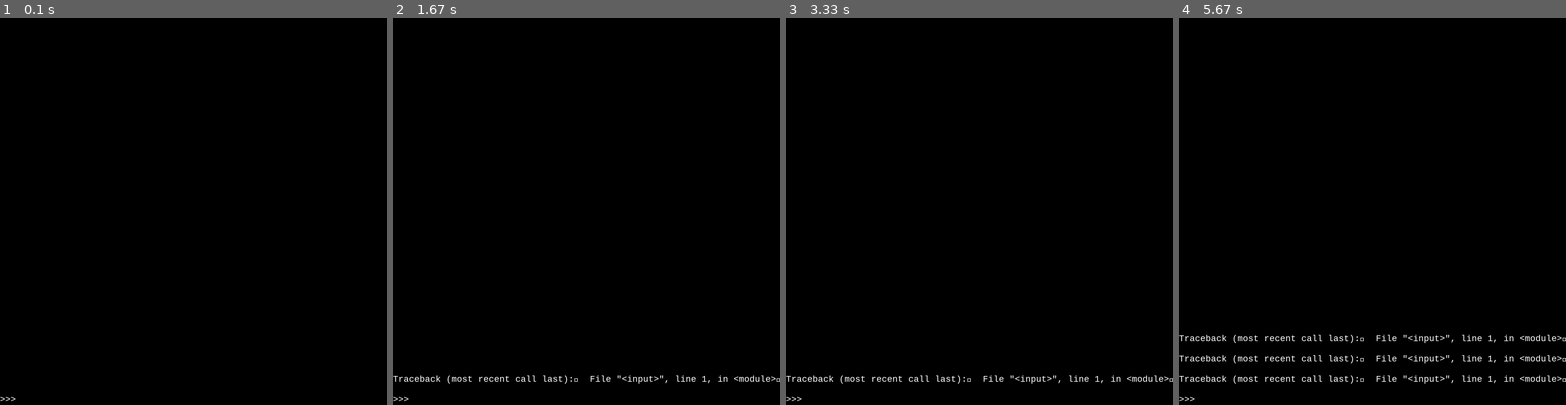
Above: before the commit, frames 1-4 (left to right).
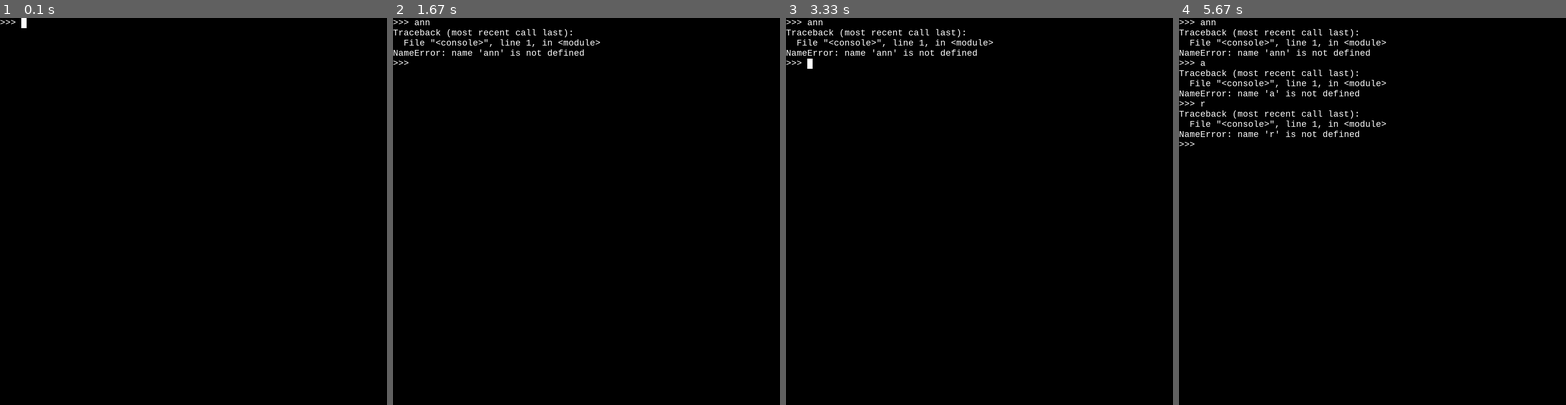
Above: after the commit, the same moments.

Repository: hitbox/scratch
Game: pygame game, started from pygame/draweditor.py
Same seed, same stepped clock (60 frames per second), same inputs: the game is played once before the commit and once after it.
Inputs:
- Up to frame 1 (0.1 s): no input
- Up to frame 2 (1.67 s): type "ann" at 0.33 s; tap Enter at 0.67 s; hold Backspace 0.88-1.35 s; hold Right 0.88-1.35 s
- Up to frame 3 (3.33 s): hold Backspace from 3.08 s (still down); hold Left from 3.08 s (still down)
- Up to frame 4 (5.67 s): release Backspace at 3.62 s; release Left at 3.62 s; hold Down 4.22-4.68 s; type "a" at 4.77 s; tap Enter at 4.9, 5.45 s; type "r" at 5.32 s

The runs differ from the first frame. In frame 1, less than 0.1% of the frame differs, in the area x 0-7%, y 0-99%; in frame 2, 1.3%; in frame 3, 1.4%; in frame 4, 3.8%, in the area x 0-100%, y 0-99%.

Commit message:
draweditor.py
- working on text entry with pygame
- TODO move this to pygame dir

Diff:
--- a/pygame/draweditor.py
+++ b/pygame/draweditor.py
@@ -4,6 +4,7 @@
 import io
 import itertools as it
 import sys
+import unittest
 
 import pygamelib
 
@@ -19,7 +20,41 @@
 except AttributeError:
     sys.ps2 = '... '
 
-class InteractiveInterpreter(code.InteractiveInterpreter):
+class TestInputLine(unittest.TestCase):
+
+    def setUp(self):
+        self.input_line = InputLine()
+
+    def test_addchar(self):
+        self.input_line.addchar('a')
+        self.assertEqual(self.input_line.line, 'a')
+
+    def test_insert_after_left(self):
+        self.input_line.addchar('b')
+        self.input_line.caretleft()
+        self.input_line.addchar('a')
+        self.assertEqual(self.input_line.line, 'ab')
+
+    def test_insert_after_right(self):
+        self.input_line.addchar('a')
+        self.input_line.addchar('c')
+        self.input_line.caretleft()
+        self.input_line.caretleft()
+        self.input_line.caretright()
+        self.input_line.addchar('b')
+        self.assertEqual(self.input_line.line, 'abc')
+
+    def test_backspace(self):
+        self.input_line.addchar('a')
+        self.input_line.addchar('b')
+        self.input_line.backspace()
+        self.assertEqual(self.input_line.line, 'a')
+
+
+class InteractiveConsole(code.InteractiveConsole):
+    """
+    InteractiveConsole that saves output into a list.
+    """
 
     def __init__(self, locals=None):
         super().__init__(locals=locals)
@@ -28,64 +63,143 @@
     def runcode(self, code):
         with contextlib.redirect_stdout(io.StringIO()) as stdout:
             super().runcode(code)
-            self.stdout.append(stdout.getvalue())
+            self._stdout(stdout.getvalue())
 
     def write(self, data):
-        self.stdout.append(data)
+        self._stdout(data)
+
+    def _stdout(self, text):
+        self.stdout.extend(text.splitlines())
+
+
+class InputLine:
+
+    def __init__(self, mode='insert'):
+        self.line = ''
+        self.caret = None
+        self.mode = mode
+
+    def split(self):
+        if self.caret is None:
+            return (self.line, '')
+        else:
+            return (self.line[:self.caret], self.line[self.caret:])
+
+    def addchar(self, char):
+        before, after = self.split()
+        if self.mode == 'overwrite':
+            self.line = before + char + after[1:]
+        else:
+            self.line = before + char + after
+
+    def backspace(self):
+        self.line = self.line[:-1]
+
+    def caretleft(self):
+        if self.caret is None:
+            self.caret = len(self.line) - 1
+        if self.caret > 0:
+            self.caret -= 1
+
+    def caretright(self):
+        if self.caret is None:
+            return
+        self.caret += 1
+
+
+class Ticker:
+
+    def __init__(self, length, start=0):
+        self.length = length
+        self.index = start
+
+    def update(self, advance=1):
+        self.index = (self.index + advance) % self.length
 
 
 class Editor(pygamelib.DemoBase):
 
     def __init__(self):
         self.font = pygame.font.SysFont('monospace', 18)
-        self.chars = ''
         self.more = False
         self.shapes = list()
-        self.interactive = InteractiveInterpreter(locals=dict(shapes=self.shapes))
+        self.interactive = InteractiveConsole(locals=dict(shapes=self.shapes))
+        self.caret_blink = Ticker(60)
+        self.input_index = 0
+        self.input_lines = [InputLine()]
+
+    def start(self, engine):
+        super().start(engine)
+        self.console_rect = self.window.copy()
+
+    def update(self):
+        super().update()
+        self.caret_blink.update()
+        pygamelib.post_videoexpose()
 
     def do_quit(self, event):
         self.engine.stop()
 
     def do_keydown(self, event):
         if event.key == pygame.K_RETURN:
-            self.more = self.interactive.runsource(self.chars)
-            self.chars = ''
+            line = self.input_lines[self.input_index].line
+            if line or self.more:
+                self._read_input(line)
+                self.input_lines[self.input_index] = line
+                self.input_index += 1
+                self.input_lines.append(InputLine())
         elif event.key == pygame.K_BACKSPACE:
-            self.chars = self.chars[:-1]
-        else:
-            self.chars += event.unicode
+            self.input_lines[self.input_index].backspace()
+        elif event.key == pygame.K_UP:
+            if self.input_index > 0:
+                self.input_index -= 1
+        elif event.key == pygame.K_DOWN:
+            if self.input_index < len(self.input_lines) - 1:
+                self.input_index += 1
+        elif event.key == pygame.K_LEFT:
+            self.input_lines[self.input_index].caretleft()
+        elif event.key == pygame.K_RIGHT:
+            self.input_lines[self.input_index].caretright()
+        else:
+            self.input_lines[self.input_index].addchar(event.unicode)
+
         pygamelib.post_videoexpose()
+
+    def _read_input(self, line):
+        echo = self._prompt() + line.rstrip()
+        self.interactive.stdout.append(echo)
+        self.more = self.interactive.push(line)
 
     def draw_shapes(self):
         for shape, color, *args in self.shapes:
             func = getattr(pygame.draw, shape)
             func(self.screen, color, *args)
 
+    def _prompt(self):
+        if self.more:
+            return sys.ps2
+        else:
+            return sys.ps1
+
     def draw_interactive(self):
-        if self.more:
-            prompt = sys.ps2
-        else:
-            prompt = sys.ps1
-
         color = 'white'
-
-        prompt_image = self.font.render(prompt, True, color)
-        prompt_rect = prompt_image.get_rect(bottomleft=self.window.bottomleft)
-        self.screen.blit(prompt_image, prompt_rect)
-
-        line_image = self.font.render(self.chars, True, color)
-        line_rect = line_image.get_rect(bottomleft=prompt_rect.bottomright)
-        self.screen.blit(line_image, line_rect)
-
-        if self.interactive.stdout:
-            images, rects = pygamelib.make_blitables_from_font(
-                self.interactive.stdout,
-                self.font,
-                color,
-            )
-            pygamelib.move_as_one(rects, bottomleft=prompt_rect.topleft)
-            for image, rect in zip(images, rects):
-                self.screen.blit(image, rect)
+        lines = (
+            self.interactive.stdout
+            + [self._prompt() + self.input_lines[self.input_index].line]
+        )
+        images, rects = pygamelib.make_blitables_from_font(lines, self.font, color)
+        lines_rect = pygame.Rect(pygamelib.wrap(rects))
+        if not self.console_rect.contains(lines_rect):
+            pygamelib.move_as_one(rects, bottomleft=self.console_rect.bottomleft)
+        for image, rect in zip(images, rects):
+            self.screen.blit(image, rect)
+
+        # blinking caret
+        if self.caret_blink.index < self.framerate / 2:
+            caret_image = pygame.Surface(self.font.size(' '))
+            caret_image.fill(color)
+            caret_rect = caret_image.get_rect(bottomleft=rects[-1].bottomright)
+            self.screen.blit(caret_image, caret_rect)
 
     def do_videoexpose(self, event):
         self.screen.fill('black')
